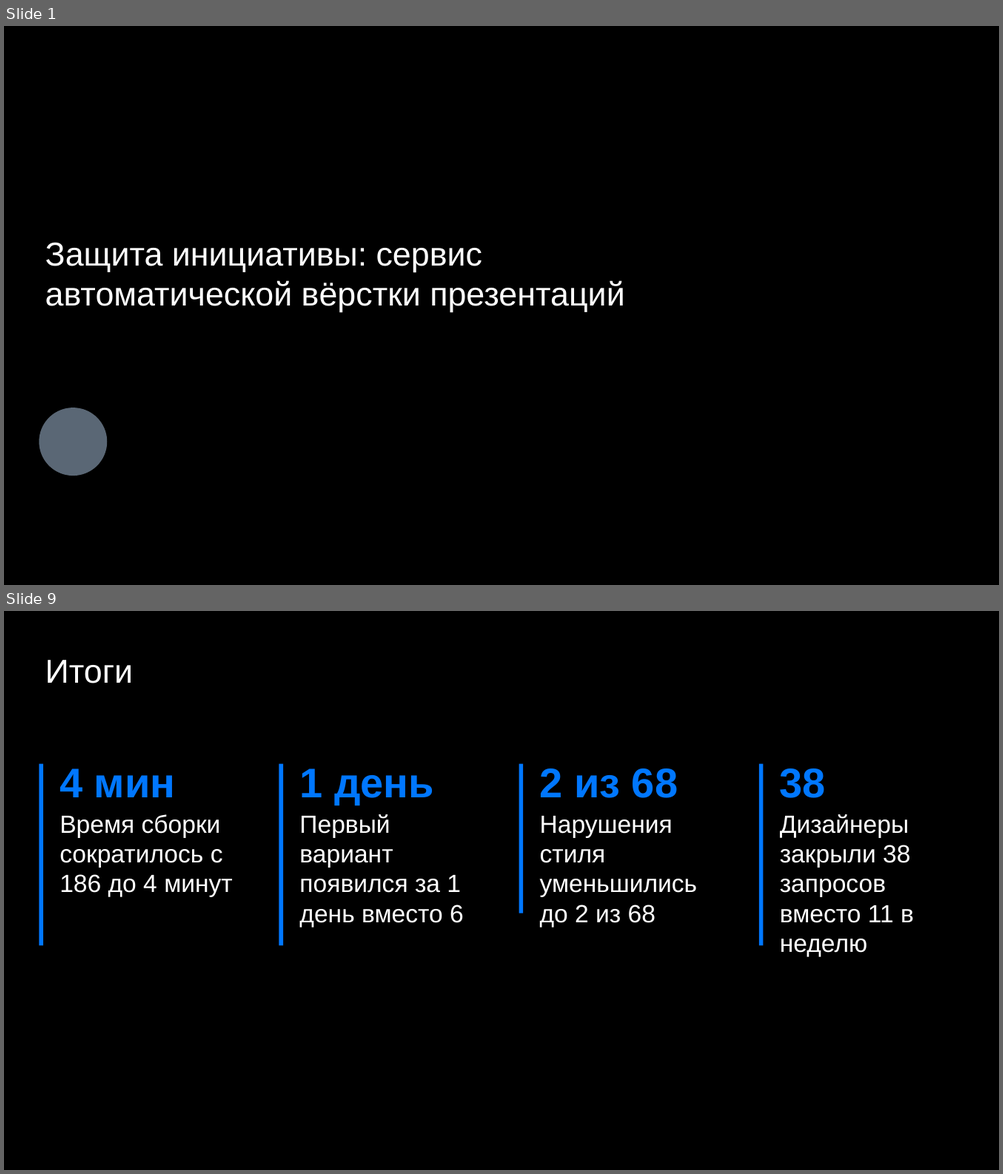
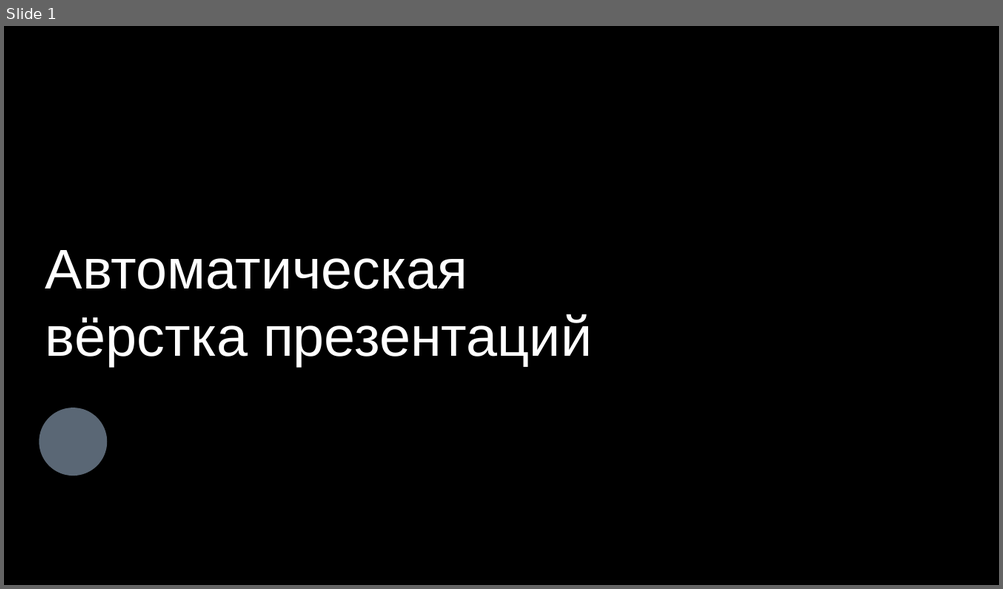
Before and after one commit to DiFoxenGit/-VKTechHackathon, a slide deck: samples/VK_WorkSpace_Клиентская_конференция_Шабл__classic.pptx. Shown one above the other, each under a label of ours: slides 1 and 9 before the commit, slide 1 after it; the slides between them are not shown. The pictures are 1003x1174 and 1003x589 pixels, drawn with LibreOffice and Linux fonts; fonts in the diff are those of the drawing; background and template pictures are left out. Boxes give left, top, right and bottom in pixels: in the first picture for what was removed or moved away, otherwise in the second. Text is boxed around its words. In the diff, an @@ line names an element or a change of style, - is before the commit and + after.

```diff
--- a/samples/VK_WorkSpace_Клиентская_конференция_Шабл__classic.pptx
+++ b/samples/VK_WorkSpace_Клиентская_конференция_Шабл__classic.pptx
@@ slide 9 removed at box(4, 611, 999, 1170), background #000000 @@
@@ rectangle removed at box(891, 611, 976, 632) @@
@@ text removed at box(45, 660, 133, 684) @@
-Итоги
@@ rectangle removed at box(882, 661, 930, 689) @@
@@ rectangle removed at box(39, 764, 43, 946) @@
@@ rectangle removed at box(279, 764, 284, 946) @@
@@ rectangle removed at box(519, 764, 523, 914) @@
@@ rectangle removed at box(759, 764, 763, 946) @@
@@ text removed at box(60, 769, 233, 897) @@
-4 мин
-Время сборки сократилось с 186 до 4 минут
@@ text removed at box(299, 769, 464, 928) @@
-1 день
-Первый вариант появился за 1 день вместо 6
@@ text removed at box(540, 769, 697, 923) @@
-2 из 68
-Нарушения стиля уменьшились до 2 из 68
@@ text removed at box(780, 769, 913, 957) @@
-38
-Дизайнеры закрыли 38 запросов вместо 11 в неделю
@@ slide 1 changed as well @@
@@ text at box(45, 250, 592, 366): text changed; size 32 to 54 pt @@
-Защита инициативы: сервис автоматической вёрстки презентаций
+Автоматическая вёрстка презентаций
```
Also in this commit, not shown: 1 other slide changed, 10 slides added, 9 other slides removed, 21 other files.
